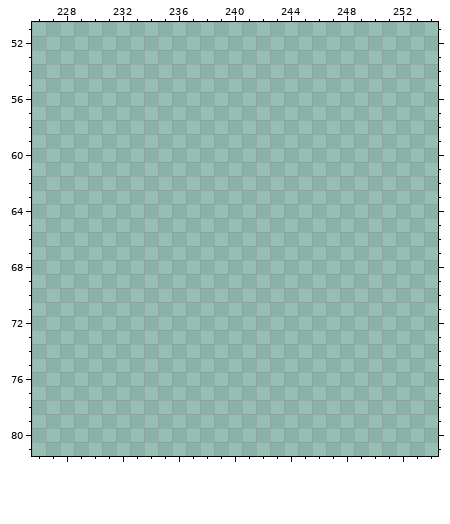
Pixel-art file: 3학년 1학기 1인 개발 프로젝트/Tile/TileObjects.aseprite. The picture above is the old version.
256x256 pixels, 1 frame. Colours within 5 levels of each other are drawn and written as one. Shown: x 226..254, y 51..81. The commit also changed other parts of the picture, which this record leaves out.
The result:
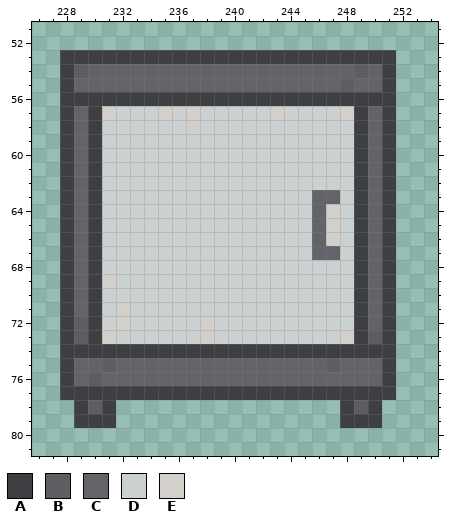
Palette (. is transparent): A #3d3f42  B #5e5e62  C #63646a  D #cbd0d1  E #d3d0cc
Diff:
Layer "Layer 1":
y 53: x 228..251 ........................ -> AAAAAAAAAAAAAAAAAAAAAAAA
y 54: x 228..251 ........................ -> ABCCCCCCCCCCCCCCCCCCCBCA
y 55: x 228..251 ........................ -> ACCCCCCCCCCCCCCCCCCCBCCA
y 56: x 228..251 ........................ -> AAAAAAAAAAAAAAAAAAAAAAAA
y 57: x 228..251 ........................ -> ACAEDDDEDEDDDDDEDDDDEACA
y 58: x 228..251 ........................ -> ACADDDDDDEDDDDDDDDDDDACA
y 59..62: x 228..251 ........................ -> ACADDDDDDDDDDDDDDDDDDACA
y 63: x 228..251 ........................ -> ACADDDDDDDDDDDDDDDCCDACA
y 64..66: x 228..251 ........................ -> ACADDDDDDDDDDDDDDDCEDACA
y 67: x 228..251 ........................ -> ACADDDDDDDDDDDDDDDCCDACA
y 68: x 228..251 ........................ -> ACADDDDDDDDDDDDDDDDDDACA
y 69: x 228..251 ........................ -> ACAEDDDDDDDDDDDDDDDDDACA
y 70: x 228..251 ........................ -> ACADDDDDDDDDDDDDDDDDDACA
y 71: x 228..251 ........................ -> ACADEDDDDDDDDDDDDDDDDACA
y 72: x 228..251 ........................ -> ABADEDDDDDEDDDDDDDDDDACA
y 73: x 228..251 ........................ -> ABAEDDDDDDEDDDDDDDDDEABA
y 74: x 228..251 ........................ -> AAAAAAAAAAAAAAAAAAAAAAAA
y 75: x 228..251 ........................ -> ACCBCCCCCCCCCCCCCCCBCCCA
y 76: x 228..251 ........................ -> ACBCCCCCCCCCCCCCCCCCCCCA
y 77: x 228..251 ........................ -> AAAAAAAAAAAAAAAAAAAAAAAA
y 78: x 229..231 ... -> ABA; x 248..250 ... -> ABA
y 79: x 229..231 ... -> AAA; x 248..250 ... -> AAA
Boxes around the changes in both pictures, in picture pixels (x1, y1, x2, y2):
added: (60, 50, 396, 428)
